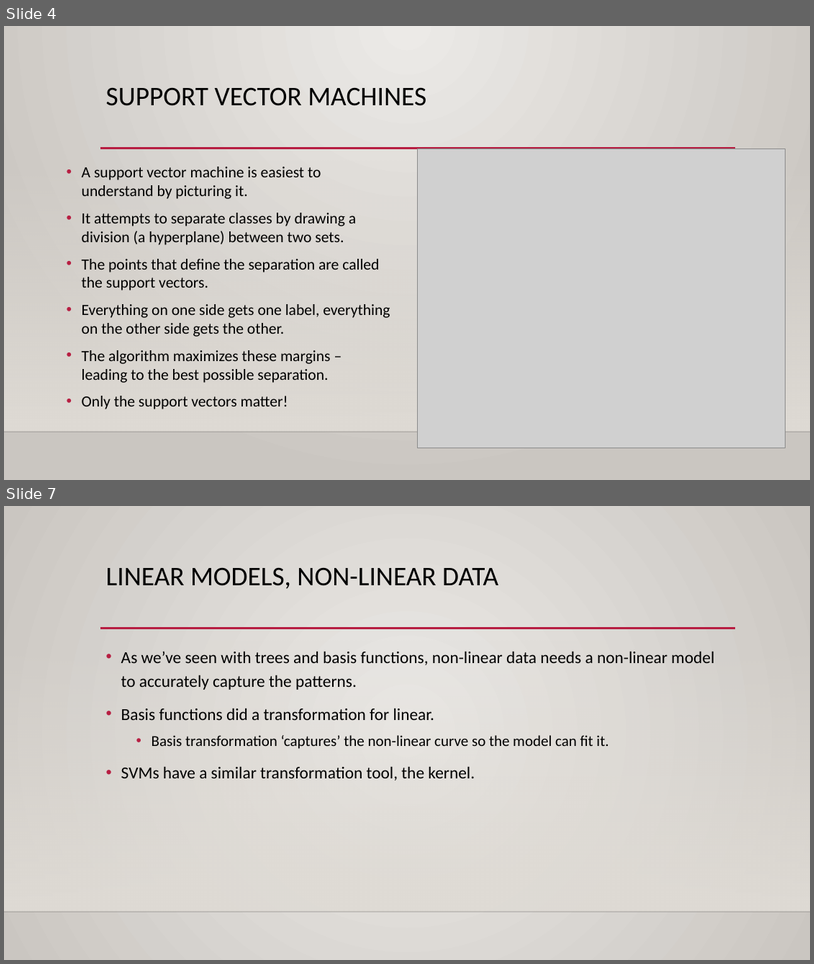
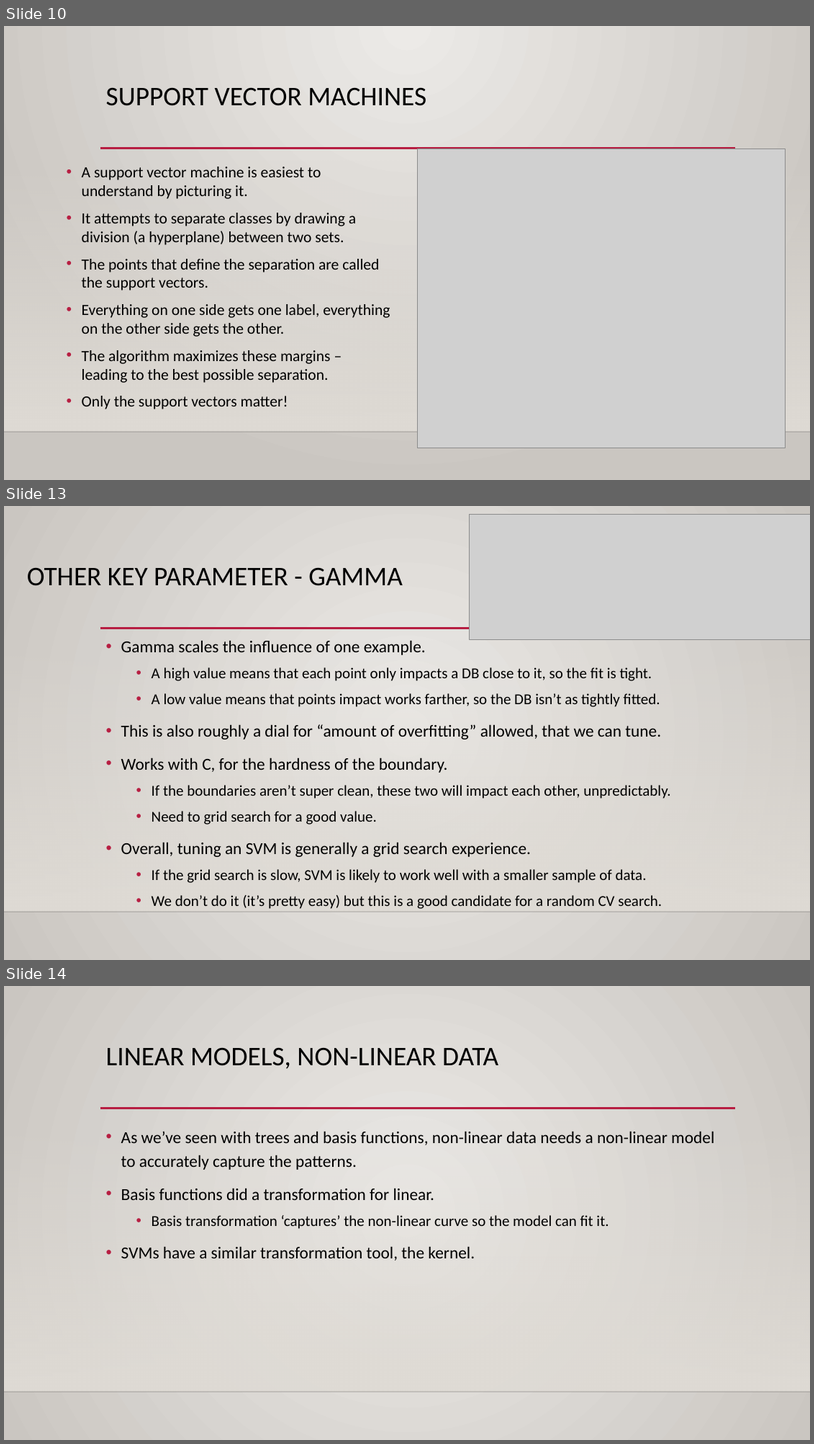
Before and after one commit to glennybarnes/Intro_to_Machine_Learning_Students, a slide deck: reference_content/Slides/010_SVM_class.pptx. Shown one above the other, each under a label of ours: slides 4 and 7 before the commit, slides 10, 13 and 14 after it; the slides between them are not shown. The pictures are 814x964 and 814x1444 pixels, drawn with LibreOffice and Linux fonts; fonts in the diff are those of the drawing; grey boxes stand for pictures; background and template pictures are left out. Boxes give left, top, right and bottom in pixels: in the first picture for what was removed or moved away, otherwise in the second. Text is boxed around its words. In the diff, an @@ line names an element or a change of style, - is before the commit and + after.

```diff
--- a/reference_content/Slides/010_SVM_class.pptx
+++ b/reference_content/Slides/010_SVM_class.pptx
@@ slide 13 added at (4, 506, 810, 960), background gradient #ECEAE7 to #CAC7C1; not listed: 3 template elements that a slide beside it also shows @@
@@ picture added at (469, 515, 810, 640) @@
@@ title added at (27, 567, 403, 586), 32 pt, text #000000 @@
+OTHER KEY PARAMETER - GAMMA
@@ text added at (121, 640, 671, 908), 18 pt, text #000000 @@
+• Gamma scales the influence of one example.
+  • A high value means that each point only impacts a DB close to it, so the fit is tight.
+  • A low value means that points impact works farther, so the DB isn’t as tightly fitted.
+• This is also roughly a dial for “amount of overfitting” allowed, that we can tune.
+• Works with C, for the hardness of the boundary.
+  • If the boundaries aren’t super clean, these two will impact each other, unpredictably.
+  • Need to grid search for a good value.
+• Overall, tuning an SVM is generally a grid search experience.
+  • If the grid search is slow, SVM is likely to work well with a smaller sample of data.
+  • We don’t do it (it’s pretty easy) but this is a good candidate for a random CV search.
@@ what was slide 4 is now slide 10 @@
@@ what was slide 7 is now slide 14 @@
```
Also in this commit, not shown: 7 slides changed, 10 other slides added, 5 other files.
